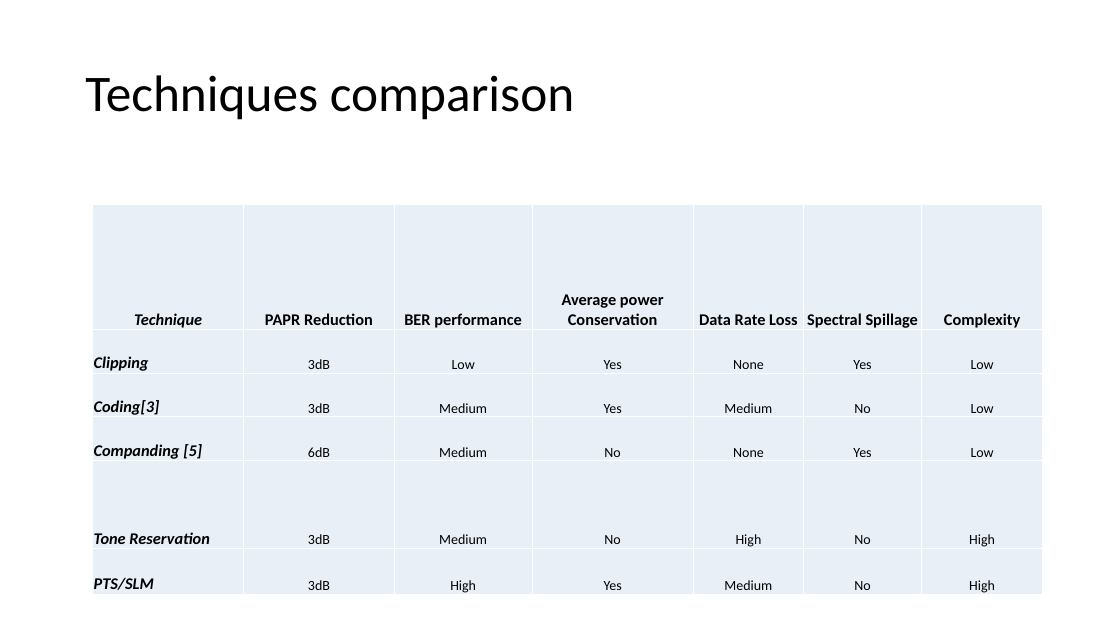
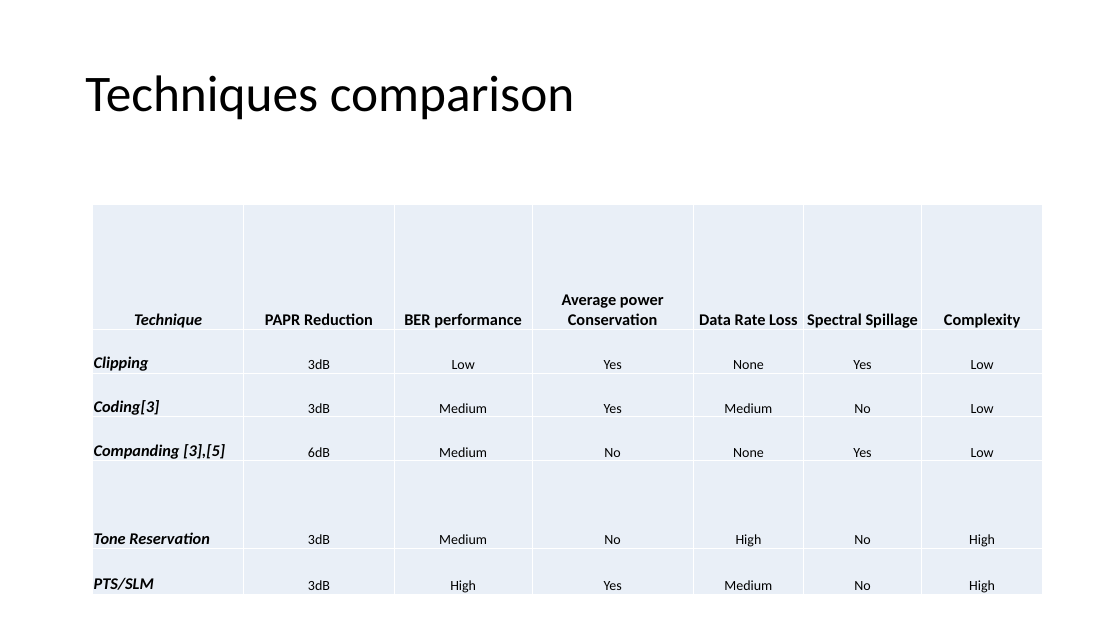
Before and after one commit to liorkissos/VLF-Simulations, a slide deck: slide 16 of PAPR Reduction- PTS.pptx. Drawn at 1120x630 pixels with LibreOffice and Linux fonts; fonts in the diff are those of the drawing. Boxes give left, top, right and bottom in pixels: in the first picture for what was removed or moved away, otherwise in the second. Text is boxed around its words. In the diff, an @@ line names an element or a change of style, - is before the commit and + after.

```diff
--- a/PAPR Reduction- PTS.pptx
+++ b/PAPR Reduction- PTS.pptx
@@ table at (x1=92, y1=204, x2=1044, y2=597) @@
-row 4, column 1: Companding [5]
+row 4, column 1: Companding [3],[5]
```
Also in this commit, not shown: 11 other slides changed, 1 slide added, 1 other file.
